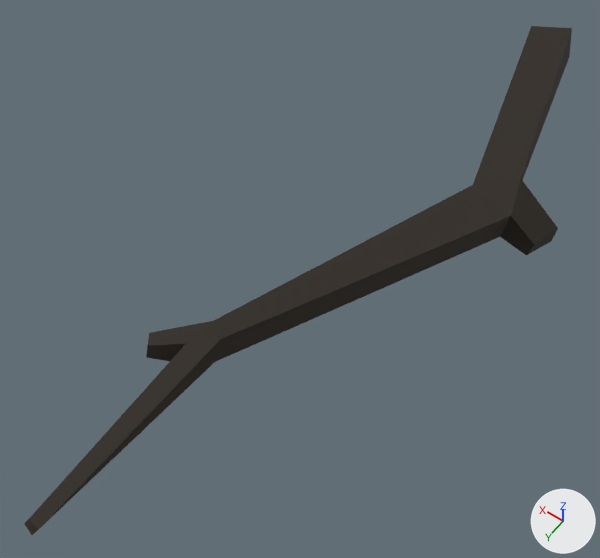
Two versions of the glTF model assets/synty/synty-tree-twig-03.gltf, one commit apart.
One viewpoint serves both versions: a 50 mm lens placed at (-0.129, 0.493, 0.418), pointed at (0.071, 0.212, -0.023). Lighting does not change. The marker at lower right points along +X, +Y and +Z. The first picture is the older version. Vertices at exactly the same position are counted once.

In view in the first picture: 'SM_Tree_Twig_03'.
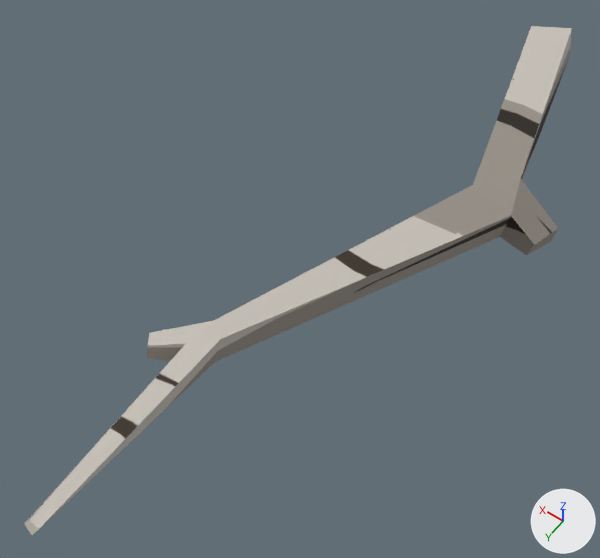
Changed parts and their boxes [x1, y1, x2, y2] in the pictures (600 x 558 px):
'SM_Tree_Twig_03', recoloured, surface changed
    both: [25, 26, 572, 535]

The change, as a diff of the scene's bpy script:
```diff
--- a/assets/synty/synty-tree-twig-03.gltf.py
+++ b/assets/synty/synty-tree-twig-03.gltf.py
@@ mat_lambert2 @@
 mat_lambert2 = bpy.data.materials.new('lambert2')
-# nodes: BsdfPrincipled, Mix, OutputMaterial, TexImage
-# colours: light grey #cccccc
+# nodes: BsdfPrincipled, Math x2, OutputMaterial, TexImage
 # uses the picture img_image_0
@@ me_sm_tree_twig_03 @@
 me_sm_tree_twig_03.from_pydata(...)  # 28 vertices, 52 faces; spans x -0.05..0.113, y -0.099..0.444, z -0.051..0.019
 # used by ob_sm_tree_twig_03; location = (0.0, 0.0, 0.0)
+# me_sm_tree_twig_03 part 1: texture (UV) coordinates of 52 of 52 faces, centred in x -0.045..0.11, y -0.093..0.442, z -0.046..0.014, changed; they spanned u 0.69..0.69, v 0.36..0.36 and now span u -0.62..0.16, v 0.86..1.62
 me_sm_tree_twig_03.materials.append(mat_lambert2)
```
